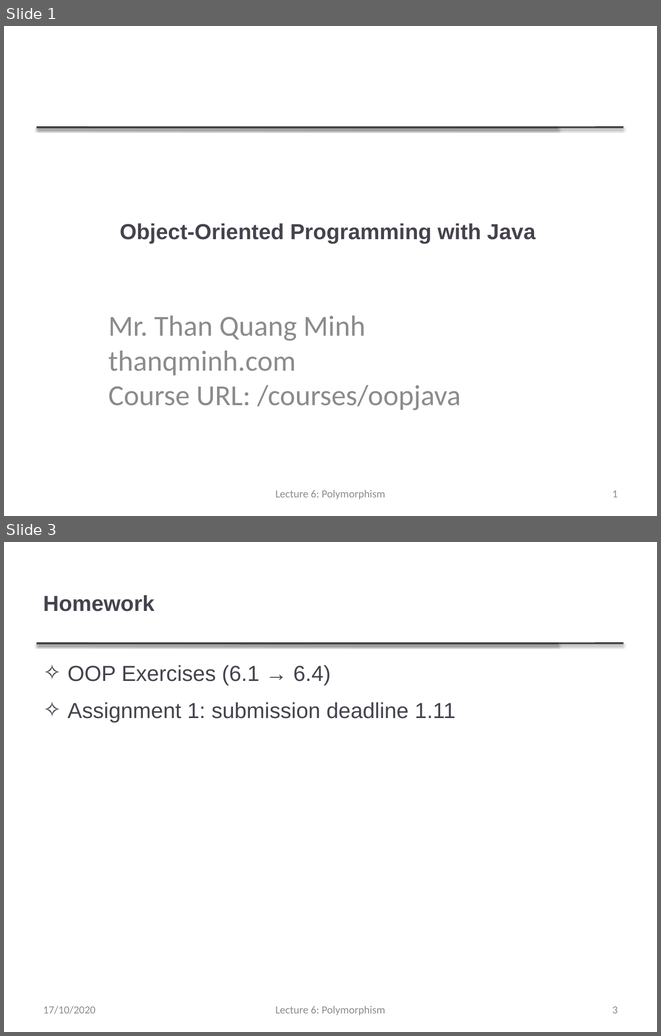
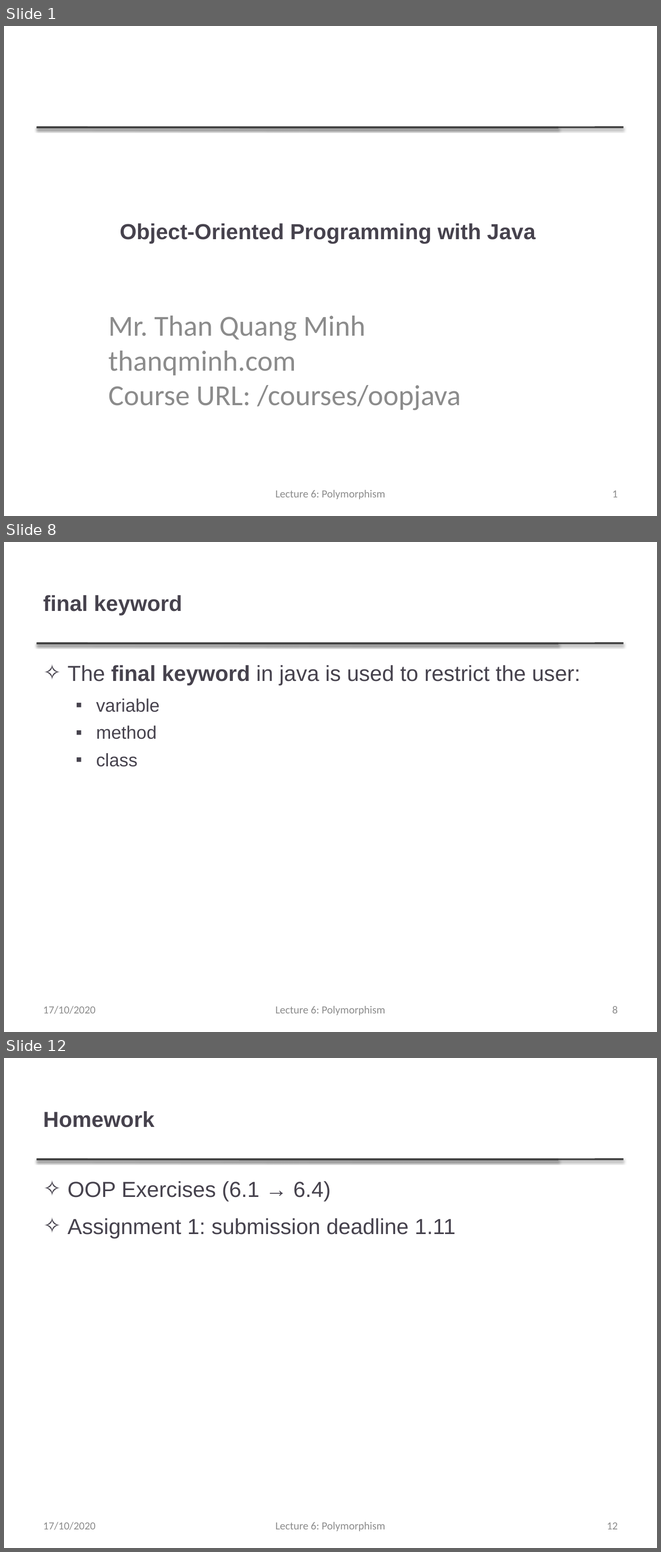
Before and after one commit to thanqminh/thanqminh.github.io, a slide deck: courses/oopjava/lecture5.pptx. Shown one above the other, each under a label of ours: slides 1 and 3 before the commit, slides 1, 8 and 12 after it; the slides between them are not shown. The pictures are 661x1036 and 661x1552 pixels, drawn with LibreOffice and Linux fonts; fonts in the diff are those of the drawing. Boxes give left, top, right and bottom in pixels: in the first picture for what was removed or moved away, otherwise in the second. Text is boxed around its words. In the diff, an @@ line names an element or a change of style, - is before the commit and + after.

```diff
--- a/courses/oopjava/lecture5.pptx
+++ b/courses/oopjava/lecture5.pptx
@@ slide 8 added at [4,542,657,1032], background #FFFFFF; not listed: 2 template elements that a slide beside it also shows @@
@@ title added at [43,595,183,615], 24 pt, text #46424D, bold @@
+final keyword
@@ text added at [68,665,580,767], 24 pt, text #46424D @@
+✧ The final keyword in java is used to restrict the user:
+  ▪ variable
+  ▪ method
+  ▪ class
@@ text added at [43,1006,96,1014], 12 pt, text #8C8C8C @@
+17/10/2020
@@ text added at [275,1006,385,1015], 12 pt, text #8C8C8C @@
+Lecture 6: Polymorphism
@@ page number added at [612,1006,618,1013], 12 pt, text #8C8C8C @@
+8
@@ what was slide 3 is now slide 12 @@
@@ page number at [607,1522,618,1529]: text changed @@
-3
+12
```
Also in this commit, not shown: 1 slide changed, 8 other slides added.
